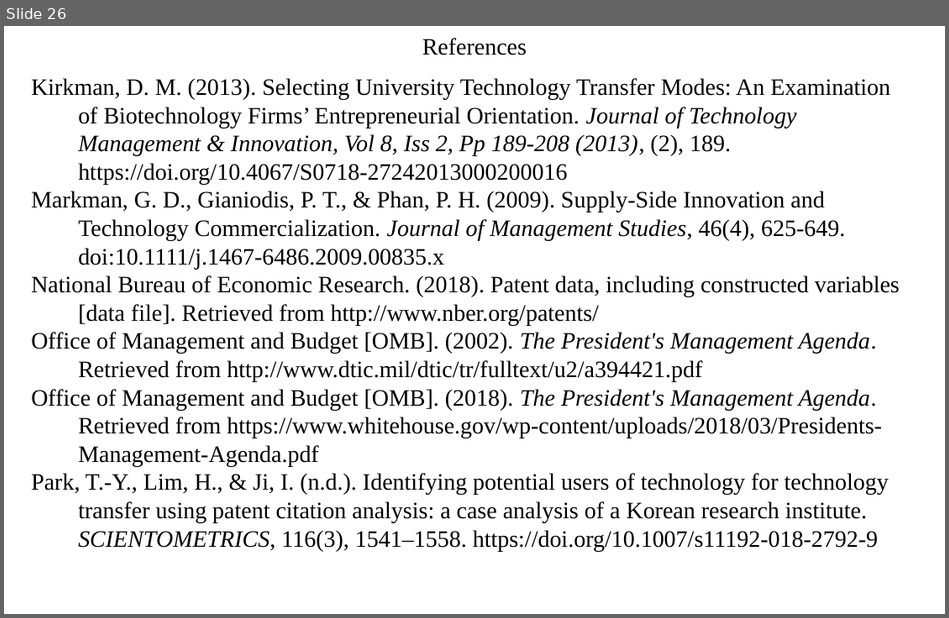
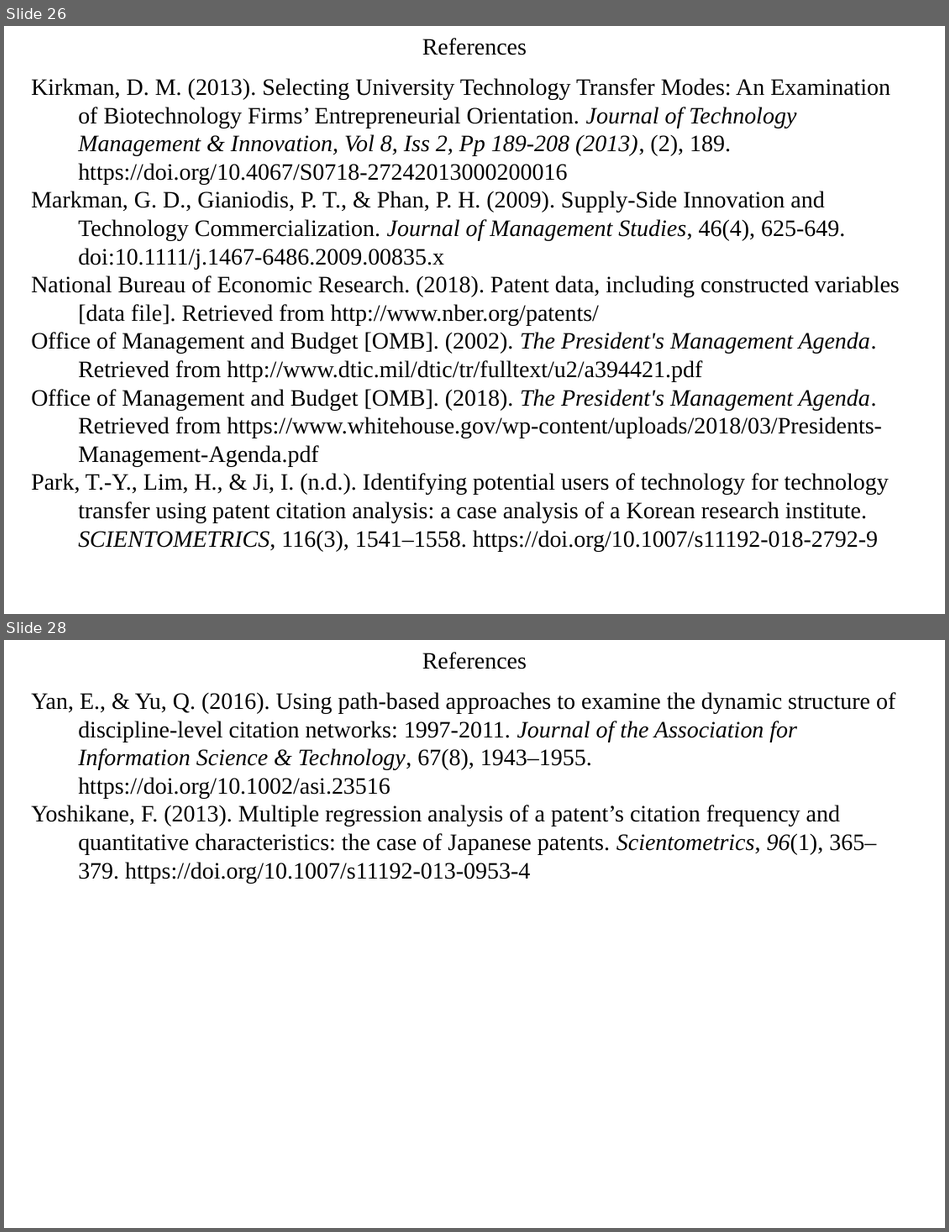
Before and after one commit to SLU-Courses-Townes/SOC6100, a slide deck: Presentations/Presentation02/Townes_SOC6100_Presentation02.pptx. Shown one above the other, each under a label of ours: slide 26 before the commit, slides 26 and 28 after it; the slides between them are not shown. The pictures are 949x618 and 949x1232 pixels, drawn with LibreOffice and Linux fonts; fonts in the diff are those of the drawing. Boxes give left, top, right and bottom in pixels: in the first picture for what was removed or moved away, otherwise in the second. Text is boxed around its words. In the diff, an @@ line names an element or a change of style, - is before the commit and + after.

```diff
--- a/Presentations/Presentation02/Townes_SOC6100_Presentation02.pptx
+++ b/Presentations/Presentation02/Townes_SOC6100_Presentation02.pptx
@@ slide 28 added at box(4, 640, 945, 1228), background #FFFFFF @@
@@ text added at box(422, 652, 526, 669), 18 pt, text #000000 @@
+References
@@ text added at box(31, 692, 895, 883), 18 pt, text #000000 @@
+Yan, E., & Yu, Q. (2016). Using path-based approaches to examine the dynamic structure of discipline-level citation networks: 1997-2011. Journal of the Association for Information Science & Technology, 67(8), 1943–1955. https://doi.org/10.1002/asi.23516
+Yoshikane, F. (2013). Multiple regression analysis of a patent’s citation frequency and quantitative characteristics: the case of Japanese patents. Scientometrics, 96(1), 365–379. https://doi.org/10.1007/s11192-013-0953-4
```
Also in this commit, not shown: 9 slides changed.
